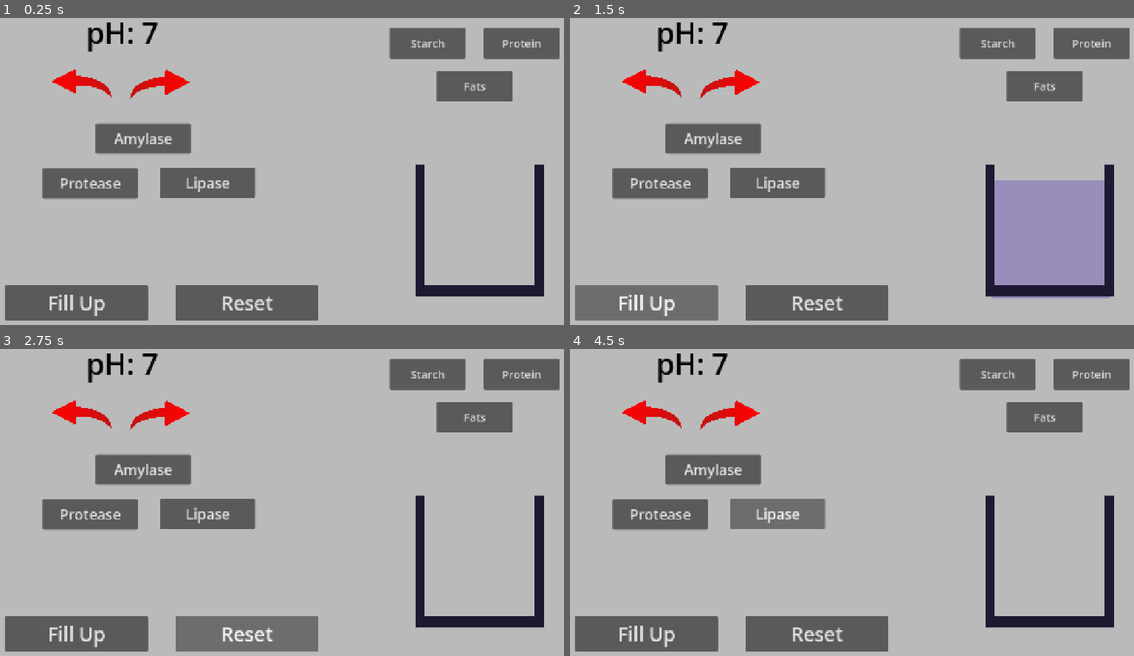
Above: before the commit, frames 1-4 (two rows, left to right).
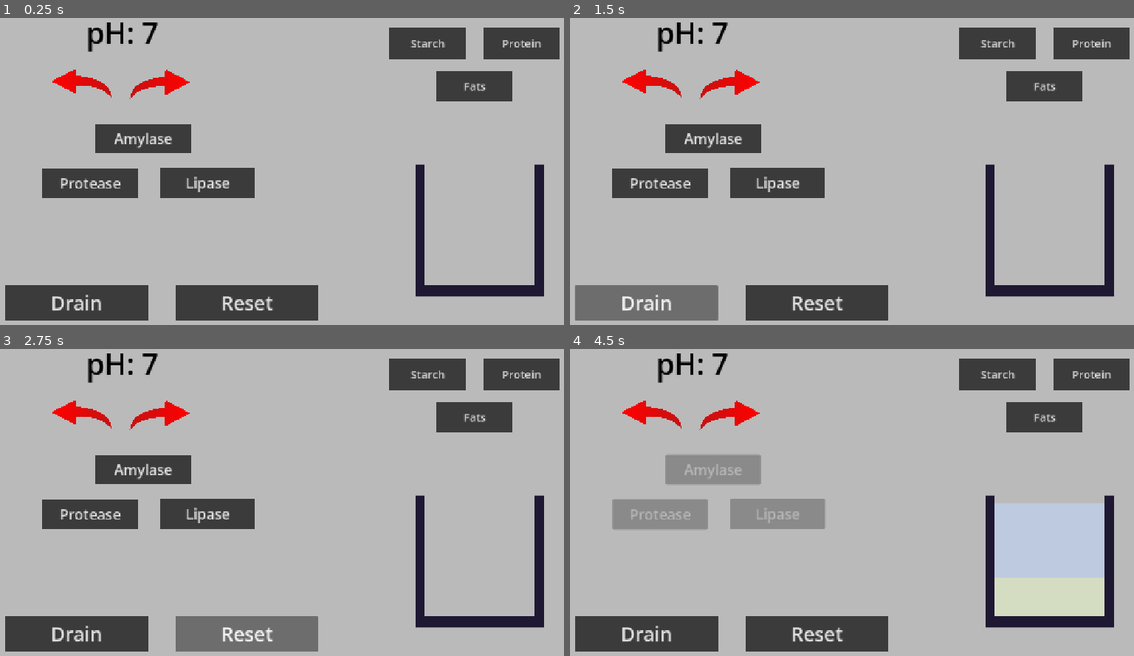
Above: after the commit, the same moments.

Repository: Fae-aof/Digestion-Junction
Game: Godot game, scene res://Solution Making/solution_maker.tscn
The game is run twice, just before and just after one commit, with the same random seed, the same clock (stepped at 60 frames per second) and the same inputs.
Inputs (mouse positions are in pixels of both pictures, inside the frame that each line leads up to):
- Up to frame 1 (0.25 s): no input
- Up to frame 2 (1.5 s): click (648, 303) at 0.5 s, where only the run before the commit has a clickable "Fill Up"; click (648, 303) at 1.25 s, where only the run after the commit has a clickable "Drain"
- Up to frame 3 (2.75 s): click "Reset" at 2 s
- Up to frame 4 (4.5 s): click "Amylase" at 2.75 s; click "Protease" at 3.5 s; click "Lipase" at 4.25 s

The runs differ from the first frame. In frame 1, 14% of the frame differs, in the area x 0-100%, y 3-99%; in frame 2, 18%; in frame 3, 11%; in frame 4, 21%.

Commit message:
Improved adding of enzyme solutions
- Added colours for each Enzyme solution
- Each enzyme solution can be added individually
- Liquid and molecule resets are separated now
- Enzyme buttons disable when pressed and enable when reset

Diff:
--- a/digestion-junction/Nutrients/Nutrient.gd
+++ b/digestion-junction/Nutrients/Nutrient.gd
@@ -9,6 +9,7 @@
 
 # Called when the node enters the scene tree for the first time.
 func _ready() -> void:
+	scale = Vector2(0.9, 0.9)
 	animation.play("Molecule")
 
 func break_down():
--- a/digestion-junction/Solution Making/solution.gd
+++ b/digestion-junction/Solution Making/solution.gd
@@ -2,17 +2,20 @@
 
 var components = []
 var enzyme_dict = {"amylase": "starch", "protease": "protein", "lipase": "fats"}
+var enzyme_color_dict = {"amylase": "ff9dff53", "protease": "98ffff53", "lipase": "ffff8253"}
 var filled = false
 var moving = false
 
 # Called every frame. 'delta' is the elapsed time since the previous frame.
-func fill_up():
+func fill_up(solution: String):
 	if !filled and !moving:
+		components.append(enzyme_dict[solution])
+		modulate = enzyme_color_dict[solution]
 		moving = true
 		var tween_p = create_tween()
-		tween_p.tween_property(self, "position", position + Vector2(0, -115), 0.5)
+		tween_p.tween_property(self, "position", position + Vector2(0, -135), 0.5)
 		var tween_s = create_tween()
-		tween_s.tween_property(self, "scale", Vector2(1, 1), 0.5)
+		tween_s.tween_property(self, "scale", Vector2(1, 0.97), 0.5)
 		await get_tree().create_timer(0.5).timeout
 		filled = true
 		moving = false
@@ -25,7 +28,7 @@
 	if filled and !moving:
 		moving = true
 		var tween_p = create_tween()
-		tween_p.tween_property(self, "position", position - Vector2(0, -115), 0.5)
+		tween_p.tween_property(self, "position", position - Vector2(0, -135), 0.5)
 		var tween_s = create_tween()
 		tween_s.tween_property(self, "scale", Vector2(1, 0.05), 0.5)
 		await get_tree().create_timer(0.5).timeout
--- a/digestion-junction/Solution Making/solution.tscn
+++ b/digestion-junction/Solution Making/solution.tscn
@@ -1,15 +1,15 @@
 [gd_scene format=3 uid="uid://c0ygwenkoxpd2"]
 
-[ext_resource type="Texture2D" uid="uid://d08sn5fd15swx" path="res://Milestone 1 Sprites/untitled@4x (1).png" id="1_k2oew"]
+[ext_resource type="Texture2D" uid="uid://ce4hekv5b6r6y" path="res://Milestone 1 Sprites/untitled@4x (2).png" id="1_a8vvq"]
 [ext_resource type="Script" uid="uid://brpp668jfp5wy" path="res://Solution Making/solution.gd" id="2_a8vvq"]
 
 [sub_resource type="RectangleShape2D" id="RectangleShape2D_1vivr"]
 size = Vector2(255, 253)
 
 [node name="Solution" type="Sprite2D" unique_id=1068114312]
-modulate = Color(1, 1, 1, 0.5137255)
+modulate = Color(1, 1, 1, 0.3254902)
 scale = Vector2(1, 0.05)
-texture = ExtResource("1_k2oew")
+texture = ExtResource("1_a8vvq")
 script = ExtResource("2_a8vvq")
 
 [node name="Area2D" type="Area2D" parent="." unique_id=2002251178]
--- a/digestion-junction/Solution Making/solution_maker.gd
+++ b/digestion-junction/Solution Making/solution_maker.gd
@@ -1,8 +1,15 @@
 extends CanvasLayer
 
 @onready var pH_label: Label = $pH
-@onready var solution: Sprite2D = $Solution
+@onready var solution = preload("res://Solution Making/solution.tscn")
 @onready var spawner: Node2D = $Spawner
+@onready var solution_marker: Marker2D = $"Solution Marker"
+
+@onready var amylase_toggle: Button = $"Amylase Toggle"
+@onready var protease_toggle: Button = $"Protease Toggle"
+@onready var lipase_toggle: Button = $"Lipase Toggle"
+
+@onready var enzyme_toggles = [amylase_toggle, protease_toggle, lipase_toggle]
 
 var pH = 7
 
@@ -24,21 +31,33 @@
 	set_pH()
 
 
-func _on_fill_up_pressed() -> void:
-	solution.fill_up()
+func _on_drain_pressed() -> void:
+	var solutions = solution_marker.get_children()
+	for i in solutions:
+		i.empty()
+	for i in enzyme_toggles:
+		i.disabled = false
 
 func _on_reset_pressed() -> void:
-	solution.empty()
 	var all_molecules = spawner.get_children()
 	for i in all_molecules:
 		i.queue_free()
 
 
 func _on_amylase_toggle_pressed() -> void:
-	solution.add_solution("amylase")
+	add_solution("amylase")
+	amylase_toggle.disabled = true
 
 func _on_protease_toggle_pressed() -> void:
-	solution.add_solution("protease")
+	add_solution("protease")
+	protease_toggle.disabled = true
 
 func _on_lipase_toggle_pressed() -> void:
-	solution.add_solution("lipase")
+	add_solution("lipase")
+	lipase_toggle.disabled = true
+
+func add_solution(solution_name : String):
+	var new_solution = solution.instantiate()
+	solution_marker.add_child(new_solution)
+	new_solution.position = Vector2(0, 0)
+	new_solution.fill_up(solution_name)
--- a/digestion-junction/Solution Making/solution_maker.tscn
+++ b/digestion-junction/Solution Making/solution_maker.tscn
@@ -2,12 +2,14 @@
 
 [ext_resource type="Script" uid="uid://bkhst1y0o17i8" path="res://Solution Making/solution_maker.gd" id="1_l5vax"]
 [ext_resource type="Texture2D" uid="uid://dadnwwjlpeg53" path="res://Milestone 1 Sprites/arrow.png" id="2_pidr5"]
-[ext_resource type="PackedScene" uid="uid://c0ygwenkoxpd2" path="res://Solution Making/solution.tscn" id="3_d2d64"]
 [ext_resource type="PackedScene" uid="uid://bkcfulmrtllt3" path="res://Solution Making/container.tscn" id="4_g6usb"]
 [ext_resource type="PackedScene" uid="uid://co71wxdgxlkv" path="res://Spawner/spawner.tscn" id="6_jpax7"]
 
 [sub_resource type="StyleBoxFlat" id="StyleBoxFlat_1vivr"]
 bg_color = Color(0.7313315, 0.7313315, 0.7313314, 1)
+
+[sub_resource type="StyleBoxFlat" id="StyleBoxFlat_d2d64"]
+bg_color = Color(0.23248088, 0.23248094, 0.2324808, 1)
 
 [node name="Solution Maker" type="CanvasLayer" unique_id=447134398]
 script = ExtResource("1_l5vax")
@@ -48,19 +50,20 @@
 icon = ExtResource("2_pidr5")
 flat = true
 
-[node name="Solution" parent="." unique_id=1068114312 instance=ExtResource("3_d2d64")]
-position = Vector2(1065, 633)
+[node name="Solution Marker" type="Marker2D" parent="." unique_id=579162519]
+position = Vector2(1065, 632)
 
 [node name="Container" parent="." unique_id=1660461192 instance=ExtResource("4_g6usb")]
 position = Vector2(1061, 509)
 
-[node name="Fill up" type="Button" parent="." unique_id=783053967]
+[node name="Drain" type="Button" parent="." unique_id=783053967]
 offset_left = 35.0
 offset_top = 618.0
 offset_right = 345.0
 offset_bottom = 695.0
 theme_override_font_sizes/font_size = 42
-text = "Fill Up"
+theme_override_styles/normal = SubResource("StyleBoxFlat_d2d64")
+text = "Drain"
 
 [node name="Reset" type="Button" parent="." unique_id=268417150]
 offset_left = 404.0
@@ -68,6 +71,7 @@
 offset_right = 714.0
 offset_bottom = 695.0
 theme_override_font_sizes/font_size = 42
+theme_override_styles/normal = SubResource("StyleBoxFlat_d2d64")
 text = "Reset"
 
 [node name="Spawner" parent="." unique_id=261790585 instance=ExtResource("6_jpax7")]
@@ -83,6 +87,7 @@
 offset_bottom = 127.0
 grow_horizontal = 0
 theme_override_font_sizes/font_size = 24
+theme_override_styles/normal = SubResource("StyleBoxFlat_d2d64")
 text = "Starch"
 
 [node name="Protein button" type="Button" parent="." unique_id=2125614504]
@@ -95,6 +100,7 @@
 offset_bottom = 127.0
 grow_horizontal = 0
 theme_override_font_sizes/font_size = 24
+theme_override_styles/normal = SubResource("StyleBoxFlat_d2d64")
 text = "Protein"
 
 [node name="Fats button" type="Button" parent="." unique_id=477598013]
@@ -107,6 +113,7 @@
 offset_bottom = 220.0
 grow_horizontal = 0
 theme_override_font_sizes/font_size = 24
+theme_override_styles/normal = SubResource("StyleBoxFlat_d2d64")
 text = "Fats"
 
 [node name="Amylase Toggle" type="Button" parent="." unique_id=953527950]
@@ -115,6 +122,7 @@
 offset_right = 437.0
 offset_bottom = 333.0
 theme_override_font_sizes/font_size = 31
+theme_override_styles/normal = SubResource("StyleBoxFlat_d2d64")
 text = "Amylase"
 
 [node name="Protease Toggle" type="Button" parent="." unique_id=2084580816]
@@ -123,6 +131,7 @@
 offset_right = 322.0
 offset_bottom = 430.0
 theme_override_font_sizes/font_size = 31
+theme_override_styles/normal = SubResource("StyleBoxFlat_d2d64")
 text = "Protease"
 
 [node name="Lipase Toggle" type="Button" parent="." unique_id=1378477559]
@@ -131,11 +140,12 @@
 offset_right = 577.0
 offset_bottom = 429.0
 theme_override_font_sizes/font_size = 31
+theme_override_styles/normal = SubResource("StyleBoxFlat_d2d64")
 text = "Lipase"
 
 [connection signal="pressed" from="Increase pH" to="." method="_on_increase_p_h_pressed"]
 [connection signal="pressed" from="Decrease pH" to="." method="_on_decrease_p_h_pressed"]
-[connection signal="pressed" from="Fill up" to="." method="_on_fill_up_pressed"]
+[connection signal="pressed" from="Drain" to="." method="_on_drain_pressed"]
 [connection signal="pressed" from="Reset" to="." method="_on_reset_pressed"]
 [connection signal="pressed" from="Starch button" to="Spawner" method="_on_starch_button_pressed"]
 [connection signal="pressed" from="Protein button" to="Spawner" method="_on_protein_button_pressed"]
Binary file added: digestion-junction/Milestone 1 Sprites/untitled@4x (2).png
Not shown, added: digestion-junction/Milestone 1 Sprites/untitled@4x (2).png.import
